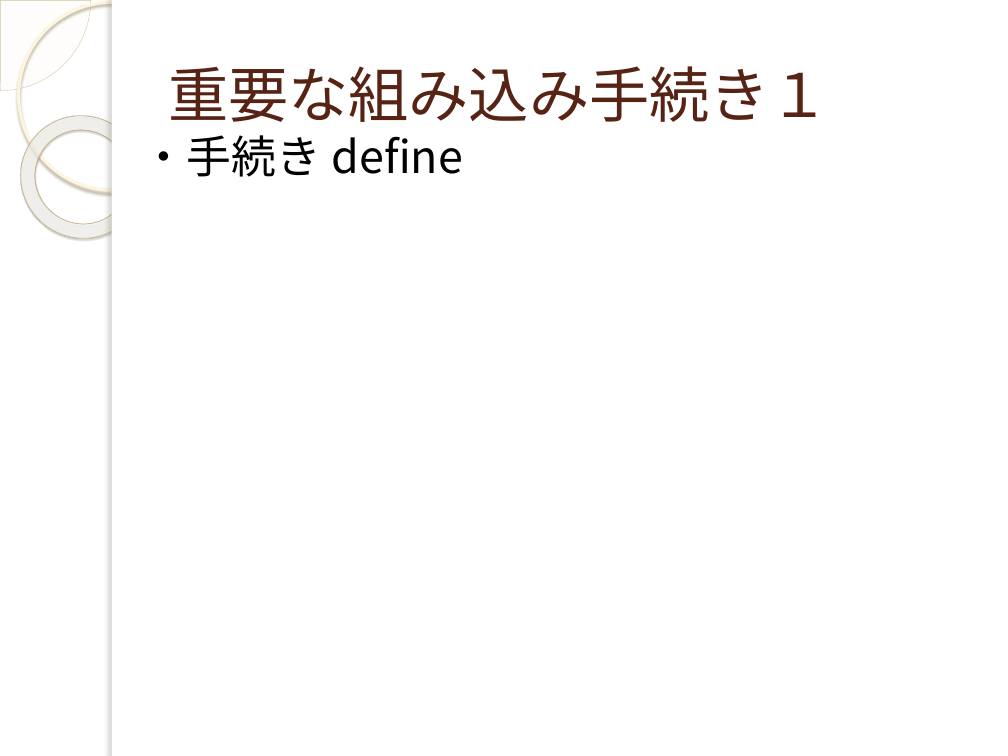
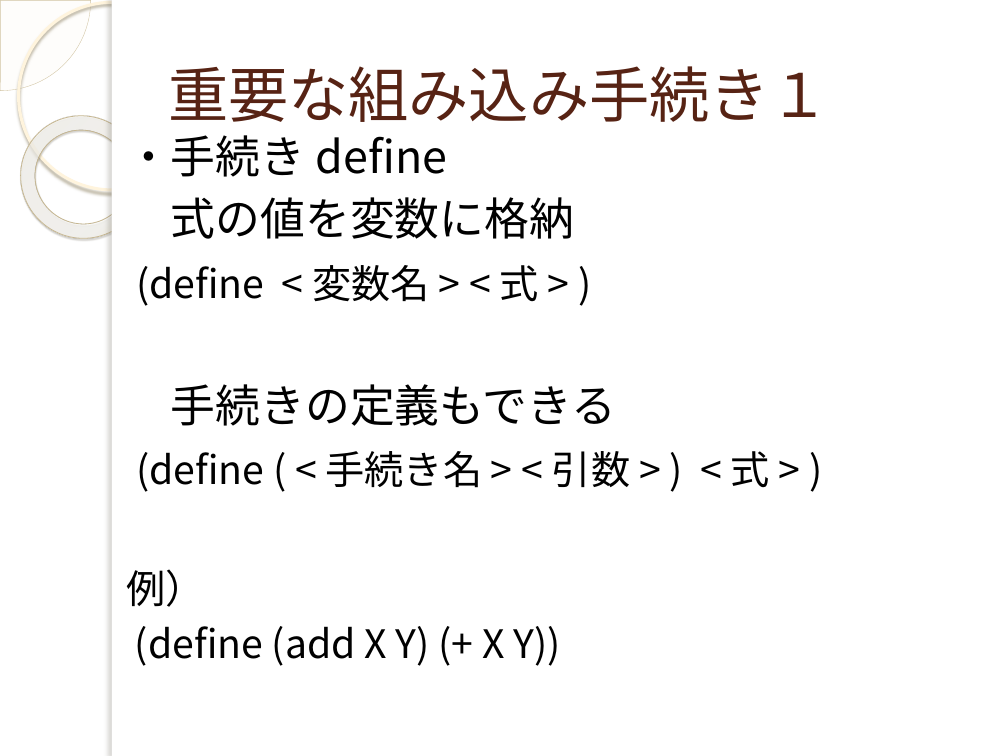
Before and after one commit to yuridonus/FEstudy, a slide deck: slide 22 of scheme.pptx. Drawn at 1008x756 pixels with LibreOffice and Linux fonts; fonts in the diff are those of the drawing; background and template pictures are left out. Boxes give left, top, right and bottom in pixels: in the first picture for what was removed or moved away, otherwise in the second. Text is boxed around its words. In the diff, an @@ line names an element or a change of style, - is before the commit and + after.

```diff
--- a/scheme.pptx
+++ b/scheme.pptx
@@ text "・手続き define": place and size @@
-text "・手続き define" at [142,135,463,177]
+text "・手続き define" at [126,135,770,666]
@@ text at [126,197,770,666]: paragraphs added @@
+式の値を変数に格納
+(define < 変数名 > < 式 > )
+手続きの定義もできる
+(define ( < 手続き名 > < 引数 > ) < 式 > )
+例）
+(define (add X Y) (+ X Y))
```
Also in this commit, not shown: 2 other slides changed, 5 slides added, 1 slide removed.
